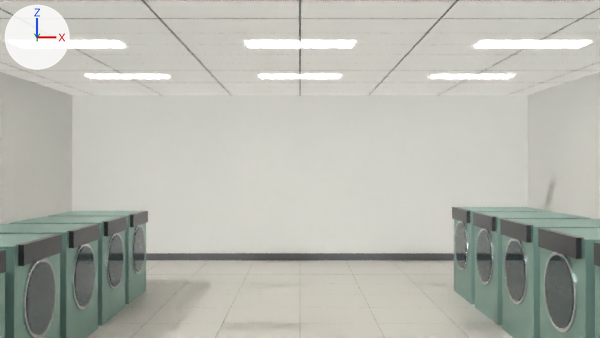
A saved change to the Blender file Blender/Laundromat/laundromat.blend.
One viewpoint serves both versions: the file's camera 'Camera_Hero'. Arrows for +X, +Y and +Z are at upper left; the lights stay in place. The older version comes first.

The older version as bpy lines, for what is in view:
```python
me_dryer_r3_panel_mesh = bpy.data.meshes.new('Dryer_R3_Panel_Mesh')
me_dryer_r3_panel_mesh.from_pydata(...)  # a box spanning x -1.0..1.0, y -1.0..1.0, z -1.0..1.0
me_dryer_r3_panel_mesh.materials.append(mat_dryer_panel_dark_material)  # dark grey #303035
me_dryer_r4_panel_mesh = bpy.data.meshes.new('Dryer_R4_Panel_Mesh')
me_dryer_r4_panel_mesh.from_pydata(...)  # a box spanning x -1.0..1.0, y -1.0..1.0, z -1.0..1.0
me_dryer_r4_panel_mesh.materials.append(mat_dryer_panel_dark_material_001)  # dark grey #303035
me_floor_grout_mesh = bpy.data.meshes.new('Floor_Grout_Mesh')
me_floor_grout_mesh.from_pydata(...)  # 92 vertices, 23 faces; spans x -4.0..4.0, y -6.0..6.0, z 0.0
me_floor_grout_mesh.materials.append(mat_grout_grey_mat_material)  # grey #8e8e8b
ob_dryer_r3_panel = bpy.data.objects.new('Dryer_R3_Panel', me_dryer_r3_panel_mesh)
ob_dryer_r3_panel.location = (2.02, -0.53, 1.03)
ob_dryer_r3_panel.scale = (0.03, 0.38, 0.075)
ob_dryer_r4_panel = bpy.data.objects.new('Dryer_R4_Panel', me_dryer_r4_panel_mesh)
ob_dryer_r4_panel.location = (2.02, 0.53, 1.03)
ob_dryer_r4_panel.scale = (0.03, 0.38, 0.075)
ob_floor_grout = bpy.data.objects.new('Floor_Grout', me_floor_grout_mesh)
ob_floor_grout.location = (0.0, 0.0, 0.0)
# also in view: 'Ceiling_LightPanels' at (0.0, 0.0, 2.88); 'Washer_L3_Door' at (-2.01, -0.52, 0.6); 'Ceiling' at (0.0, 0.0, 2.9); 'Washer_L4_Panel' at (-2.02, 0.52, 0.98); 'Dryer_R4_Body' at (2.5, 0.52, 0.55)
```
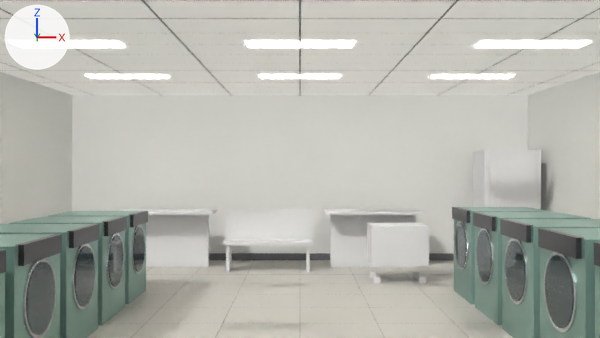
What differs and where, as boxes (x1, y1, x2, y2) in the pictures (600 x 338 px):
'Bench', added: after (223, 209, 313, 272)
'Table_01_Leg', added: after (146, 215, 209, 267)
'Cart', added: after (367, 223, 429, 283)
'Table_02_Leg', added: after (330, 215, 416, 267)
'Vending_Front', added: after (489, 160, 537, 209)
'Vending_Body', added: after (473, 150, 541, 209)
'Table_02_Top', added: after (324, 209, 426, 215)
'Table_01_Top', added: after (116, 209, 217, 215)

What the commit changed:
Mesh me_cart_mesh is new.
It consists of a box spanning x 1.0..1.8, y 3.6..4.2, z 0.25..0.8; a box spanning x 1.04..1.12, y 3.62..3.7, z 0.0..0.08; a box spanning x 1.68..1.76, y 3.62..3.7, z 0.0..0.08; a box spanning x 1.04..1.12, y 4.1..4.18, z 0.0..0.08; a box spanning x 1.68..1.76, y 4.1..4.18, z 0.0..0.08.
Mesh me_vending_front_mesh is new.
It is a box spanning x -1.0..1.0, y -1.0..1.0, z -1.0..1.0.
Mesh me_vending_body_mesh is new.
It is a box spanning x -1.0..1.0, y -1.0..1.0, z -1.0..1.0.
Mesh me_bench_mesh is new.
It consists of a box spanning x -1.2..0.2, y 4.625..5.075, z 0.42..0.47; a box spanning x -1.2..0.2, y 5.03..5.08, z 0.47..0.95; a box spanning x -1.15..-1.1, y 4.67..5.03, z 0.0..0.42; a box spanning x 0.1..0.15, y 4.67..5.03, z 0.0..0.42.
Mesh me_table_02_leg_mesh is new.
It is a box spanning x -1.0..1.0, y -1.0..1.0, z -1.0..1.0.
Mesh me_table_02_top_mesh is new.
It is a box spanning x -1.0..1.0, y -1.0..1.0, z -1.0..1.0.
Mesh me_table_01_leg_mesh is new.
It is a box spanning x -1.0..1.0, y -1.0..1.0, z -1.0..1.0.
Mesh me_table_01_top_mesh is new.
It is a box spanning x -1.0..1.0, y -1.0..1.0, z -1.0..1.0.
Object 'Cart' (ob_cart) is new; it shows me_cart_mesh.
Its location is (0.0, 0.0, 0.0).
Object 'Vending_Front' (ob_vending_front) is new; it shows me_vending_front_mesh.
Its location is (3.4, 4.94, 1.05).
Its scale is (0.375, 0.01, 0.7).
Object 'Vending_Body' (ob_vending_body) is new; it shows me_vending_body_mesh.
Its location is (3.4, 5.3, 0.95).
Its scale is (0.45, 0.35, 0.95).
Object 'Bench' (ob_bench) is new; it shows me_bench_mesh.
Its location is (0.0, 0.0, 0.0).
Object 'Table_02_Leg' (ob_table_02_leg) is new; it shows me_table_02_leg_mesh.
Its location is (1.2, 5.25, 0.42).
Its scale is (0.7, 0.05, 0.425).
Object 'Table_02_Top' (ob_table_02_top) is new; it shows me_table_02_top_mesh.
Its location is (1.2, 5.25, 0.9).
Its scale is (0.8, 0.35, 0.025).
Object 'Table_01_Leg' (ob_table_01_leg) is new; it shows me_table_01_leg_mesh.
Its location is (-2.2, 5.25, 0.42).
Its scale is (0.7, 0.05, 0.425).
Object 'Table_01_Top' (ob_table_01_top) is new; it shows me_table_01_top_mesh.
Its location is (-2.2, 5.25, 0.9).
Its scale is (0.8, 0.35, 0.025).
